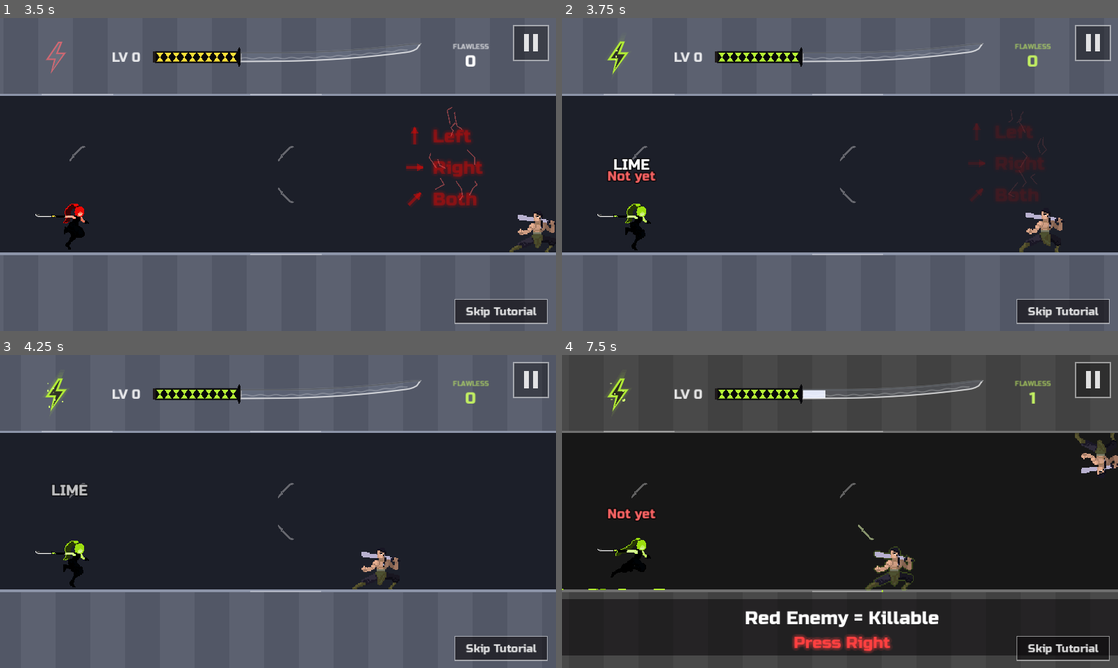
Above: before the commit, frames 1-4 (two rows, left to right).
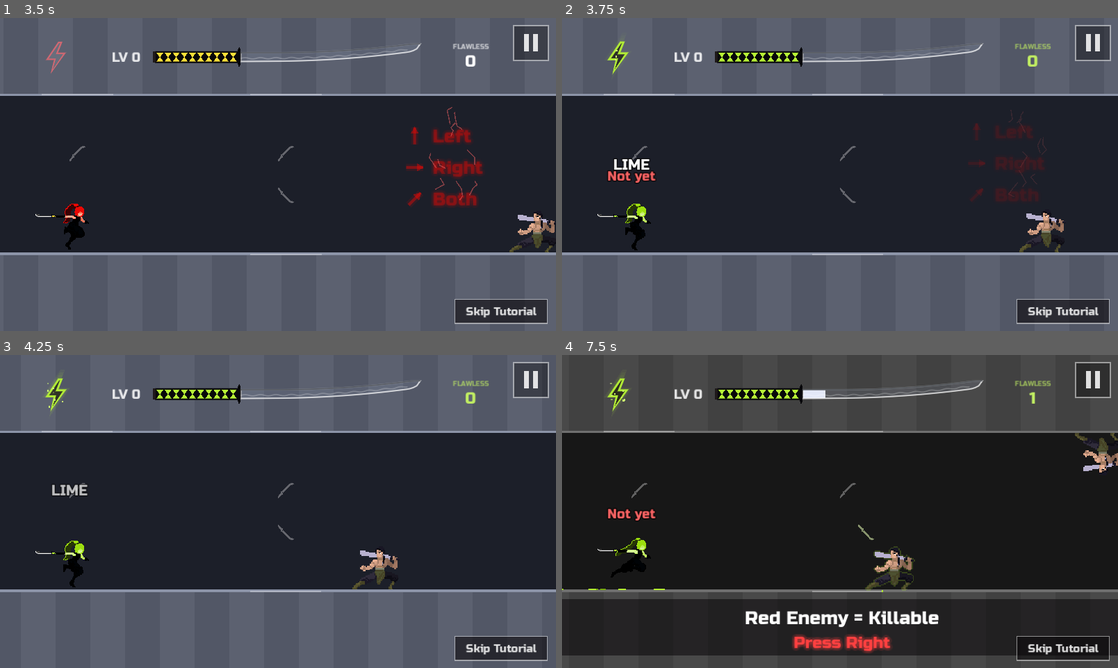
Above: after the commit, the same moments.

Repository: fredsbreads/game-off
Game: Godot game, scene res://scenes/main.tscn
Two runs of this game, one before a commit and one after it. Both use one fixed random seed, a clock stepped at 60 frames per second and the inputs below. Sound files missing from this copy of the repository are replaced by a short silence.
Inputs (mouse positions are in pixels of both pictures, inside the frame that each line leads up to):
- Up to frame 1 (3.5 s): tap Enter at 0.5, 2.1 s; move the mouse to (400, 158) at 0.52 s; hold Right 0.53-1.28 s; hold J (tp_vertical) 0.53-1.28 s; click (400, 158) at 0.67 s; tap Space at 0.77, 1.52, 3.02 s; move the mouse to (166, 190) at 1.27 s; hold Down 1.28-2.03 s; tap Shift at 1.35 s; move the mouse to (333, 105) at 2.02 s; hold Right 2.03-2.78 s; move the mouse to (250, 237) at 2.77 s; hold K (tp_forward) from 2.78 s (still down); tap Keypad Enter at 2.85 s; click (250, 237) at 2.92 s
- Up to frame 2 (3.75 s): move the mouse to (1006, 221) at 3.52 s; release K (tp_forward) at 3.53 s; hold Left from 3.53 s (still down); tap C at 3.6 s
- Up to frame 3 (4.25 s): keep holding Left; tap Space at 3.77 s
- Up to frame 4 (7.5 s): move the mouse to (673, 464) at 4.27 s; tap M at 4.35 s; tap Space at 4.52, 6.02, 6.77 s; move the mouse to (867, 511) at 5.02 s; release Left at 5.03 s; hold Down 5.03-5.78 s; tap O at 5.1 s; click (867, 511) at 5.17 s; move the mouse to (756, 433) at 5.77 s; hold Right 5.78-6.53 s; tap L at 5.85 s; move the mouse to (962, 495) at 6.52 s; hold K (tp_forward) 6.53-7.28 s; tap 1 at 6.6 s; move the mouse to (728, 527) at 7.27 s; hold Right from 7.28 s (still down); tap 5 at 7.35 s; click (728, 527) at 7.42 s

Frame 1 is identical in both runs. In frame 2, 0.2% of the frame differs, in the area x 82-91%, y 61-75%; in frame 3, 0.2%; in frame 4, 0.3%, in the area x 92-100%, y 25-39%.

Commit message:
Play always starts with the tutorial (skippable); the run then starts at the level picked. No Tutorial in the level choice; New Run skips it

Diff:
--- a/scripts/main.gd
+++ b/scripts/main.gd
@@ -347,13 +347,10 @@
 		var start := _session_start_level
 		progression.level = start if start in _unlocked_start_levels() else 1
 		level.level = progression.level
-	# Never pressed Play before: Play starts the tutorial (level 0). Picked on
-	# the title screen's level choice: the same.
-	if (not debug and not _save_flag("played")) or (debug and debug.tutorial):
-		progression.level = 0
-	if progression.level == 0:
+	if debug and debug.tutorial:
+		progression.level = 0   # (test runs: the tutorial only with --tutorial)
 		level.level = 1
-		level.spawn_hold = true   # (the tutorial lays its own enemies)
+		level.spawn_hold = true
 	Palette.set_pink(0.0)   # every run starts red (her colour is the streak reward)
 	_make_rewind_layer()
 	Palette.set_rainbow(false)
@@ -392,7 +389,7 @@
 	_prewarm()
 	if _retry:
 		_retry = false
-		begin()   # a retry goes straight into the run
+		begin(false)   # a retry goes straight into the run (no tutorial)
 	else:
 		# The level choice shows once a later start level is unlocked.
 		hud.menu.open(progression.level, LEVEL_CHOICE and _unlocked_start_levels().size() > 1)
@@ -409,11 +406,19 @@
 	return int(distance) + kill_score
 
 
-func begin() -> void:
+## `play`: started with Play on the title screen, which always begins with the
+## tutorial (it can be skipped); the run then starts at the level picked.
+func begin(play := true) -> void:
 	_run_start_level = progression.level   # (the death screen says if it wasn't 1)
-	# The first Play (whatever comes of it, the tutorial too): from now on the
-	# title screen has the level choice, on 1, and Play doesn't start the tutorial.
 	_set_save_flag("played")
+	if play and not debug:
+		_tutorial_target = progression.level
+		progression.level = 0
+		progression.bar = 0.0
+		level.level = 1
+		level.spawn_hold = true
+		level.bar_room = progression.bar_size()
+		hud.set_level_quietly(0)
 	hud.menu.close()
 	state = State.PLAYING
 	player.running = true
@@ -675,6 +680,8 @@
 ## The tutorial is over (its chain levelled the katana up to 1, or it was
 ## skipped): the run starts here, at level 1, from nothing (its kills, streak
 ## and distance don't count). Remembered: Play won't start it again.
+var _tutorial_target := 1   # the start level picked: the run starts there after the tutorial
+
 func _finish_tutorial(skipped: bool) -> void:
 	_lesson = Lesson.NONE
 	_tut_hold = false
@@ -684,17 +691,16 @@
 		hud.hide_coach()
 	_tutorial = false
 	_set_save_flag("tutorial_done")
-	_session_start_level = 1   # (a retry is a run, not the tutorial again)
 	if skipped:
 		hud.finish_tutorial()
 		hud.hide_coach()
 		_clear_pending()
 		# Its enemies go (those on screen too).
 		level.rebuild_ahead(cam.left() / Rules.TILE - 2.0)
-		progression.level = 1
+		progression.level = _tutorial_target
 		progression.bar = 0.0
 		level.bar_room = progression.bar_size()
-		hud.set_level_quietly(1)   # (no level-up show: it was skipped)
+		hud.set_level_quietly(_tutorial_target)   # (no level-up show: it was skipped)
 		# As if the run had just started: on the floor, nothing going on.
 		player.row = Rules.Row.FLOOR
 		player.cooldown = 0
@@ -705,6 +711,11 @@
 		_tut_hold = false
 		player.frozen = false
 	else:
+		if _tutorial_target > 1:   # (a later start level picked: the run's there)
+			progression.level = _tutorial_target
+			progression.bar = 0.0
+			level.bar_room = progression.bar_size()
+			hud.set_level_quietly(_tutorial_target)
 		# Before the run: no enemies while what chains do is said, the
 		# katana and the bolt (then the flawless number) popping; then Start.
 		hud.show_coach("Successful chains build up your level and lightning", "", ["katana", "bolt"])
@@ -721,7 +732,7 @@
 	charge = 0
 	_charged = false
 	player.charged = false
-	_run_start_level = 1
+	_run_start_level = progression.level
 	_run_origin_x = player.x
 	distance = 0.0
 	kills = 0
@@ -2601,9 +2612,6 @@
 	cfg.load(SAVE_PATH)
 	var reached := int(cfg.get_value("progress", "max_level", 1))
 	var out := START_LEVELS.filter(func(l: int) -> bool: return l == 1 or reached >= l + 1)
-	# The tutorial (0), once Play has been pressed (before that, Play is the tutorial).
-	if _save_flag("played"):
-		out.push_front(0)
 	return out
 
 
